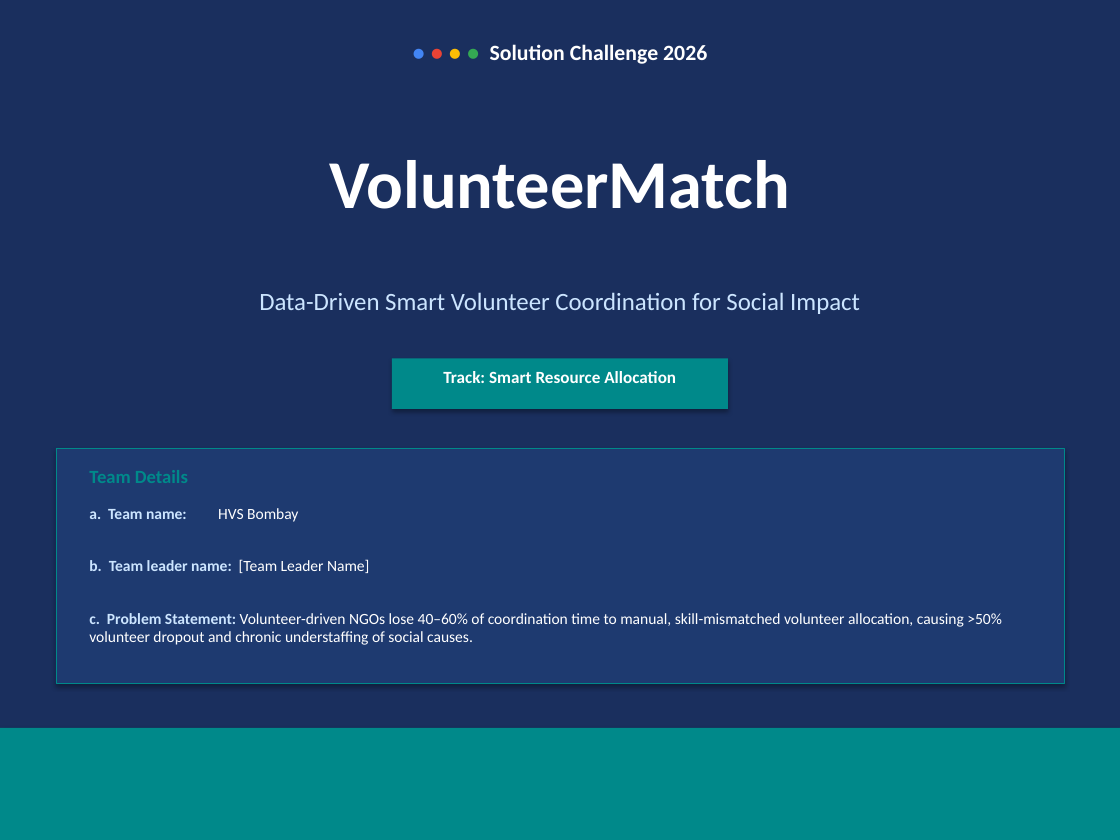
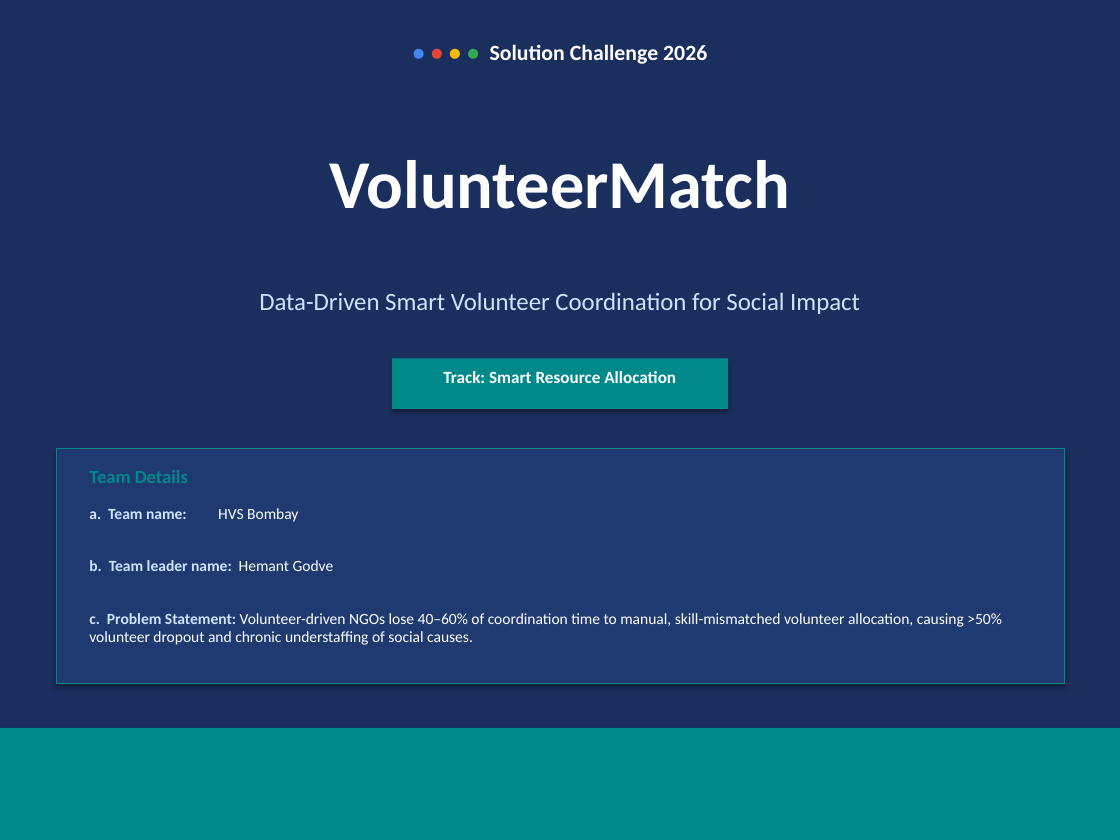
Before and after one commit to hvsbombay/project, a slide deck: slide 1 of volunteer-coordination/VolunteerMatch_SolutionChallenge2026.pptx. Drawn at 1120x840 pixels with LibreOffice and Linux fonts; fonts in the diff are those of the drawing. Boxes give left, top, right and bottom in pixels: in the first picture for what was removed or moved away, otherwise in the second. Text is boxed around its words. In the diff, an @@ line names an element or a change of style, - is before the commit and + after.

```diff
--- a/volunteer-coordination/VolunteerMatch_SolutionChallenge2026.pptx
+++ b/volunteer-coordination/VolunteerMatch_SolutionChallenge2026.pptx
@@ text at (89,560,334,571): text changed @@
-b. Team leader name: [Team Leader Name]
+b. Team leader name: Hemant Godve
```
